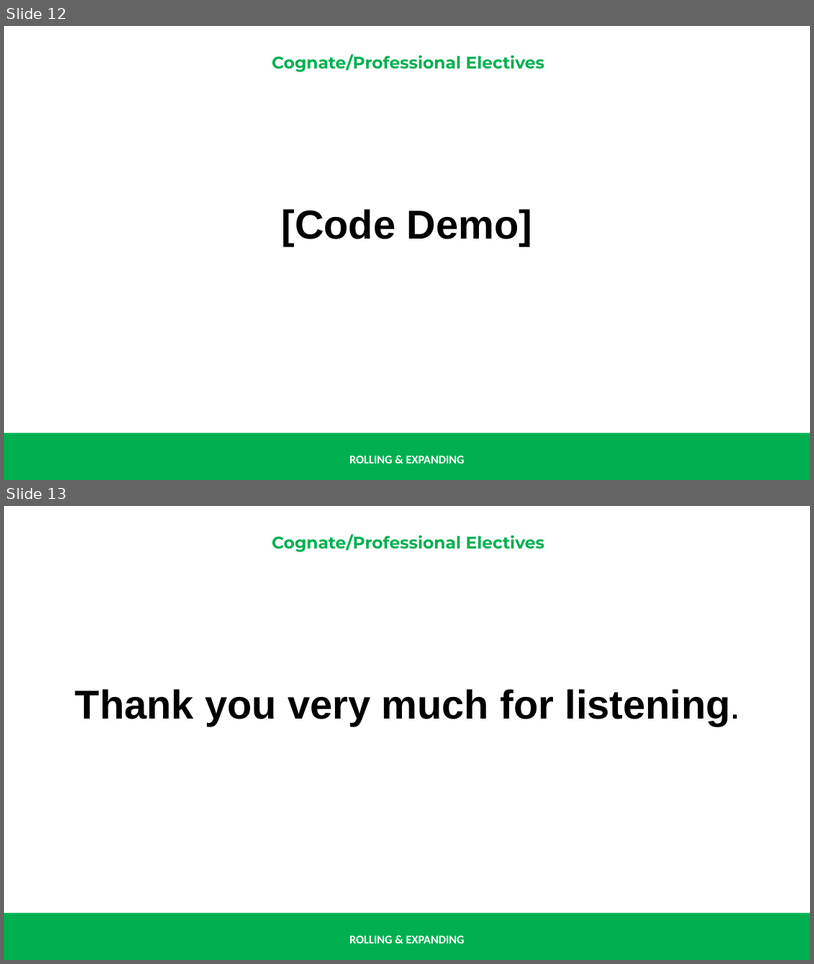
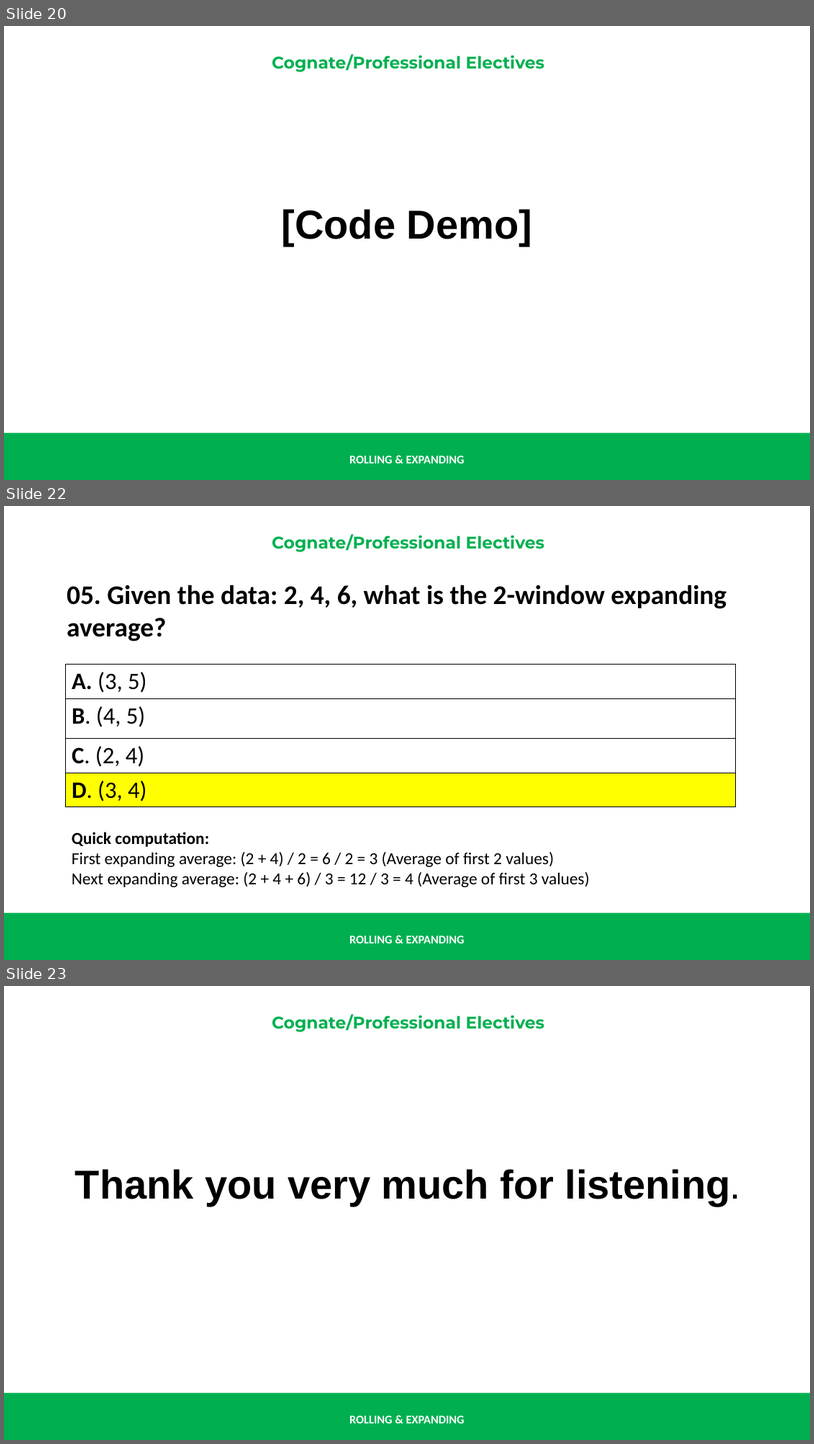
Before and after one commit to renatomaaliw3/public_files, a slide deck: CPE Electives (1 - 3)/01. Lectures Notebook/000. Presentations & Text Books/01. Presentation Slides/06.1 Rolling & Expanding.pptx. Shown one above the other, each under a label of ours: slides 12 and 13 before the commit, slides 20, 22 and 23 after it; the slides between them are not shown. The pictures are 814x964 and 814x1444 pixels, drawn with LibreOffice and Linux fonts; fonts in the diff are those of the drawing. Boxes give left, top, right and bottom in pixels: in the first picture for what was removed or moved away, otherwise in the second. Text is boxed around its words. In the diff, an @@ line names an element or a change of style, - is before the commit and + after.

```diff
--- a/CPE Electives (1 - 3)/01. Lectures Notebook/000. Presentations & Text Books/01. Presentation Slides/06.1 Rolling & Expanding.pptx
+++ b/CPE Electives (1 - 3)/01. Lectures Notebook/000. Presentations & Text Books/01. Presentation Slides/06.1 Rolling & Expanding.pptx
@@ slide 22 added at (4, 506, 810, 960), background #FFFFFF; not listed: 3 template elements that a slide beside it also shows @@
@@ text added at (67, 584, 727, 641), 32 pt, text #000000, bold @@
+05. Given the data: 2, 4, 6, what is the 2-window expanding average?
@@ table added at (66, 664, 736, 807), 4 rows, 1 columns @@
+A. (3, 5)
+B. (4, 5)
+C. (2, 4)
+D. (3, 4)
@@ text added at (72, 831, 590, 887), 20 pt, text #000000 @@
+Quick computation:
+First expanding average: (2 + 4) / 2 = 6 / 2 = 3 (Average of first 2 values)
+Next expanding average: (2 + 4 + 6) / 3 = 12 / 3 = 4 (Average of first 3 values)
@@ what was slide 12 is now slide 20 @@
@@ what was slide 13 is now slide 23 @@
```
Also in this commit, not shown: 9 other slides added, 1 other file.
